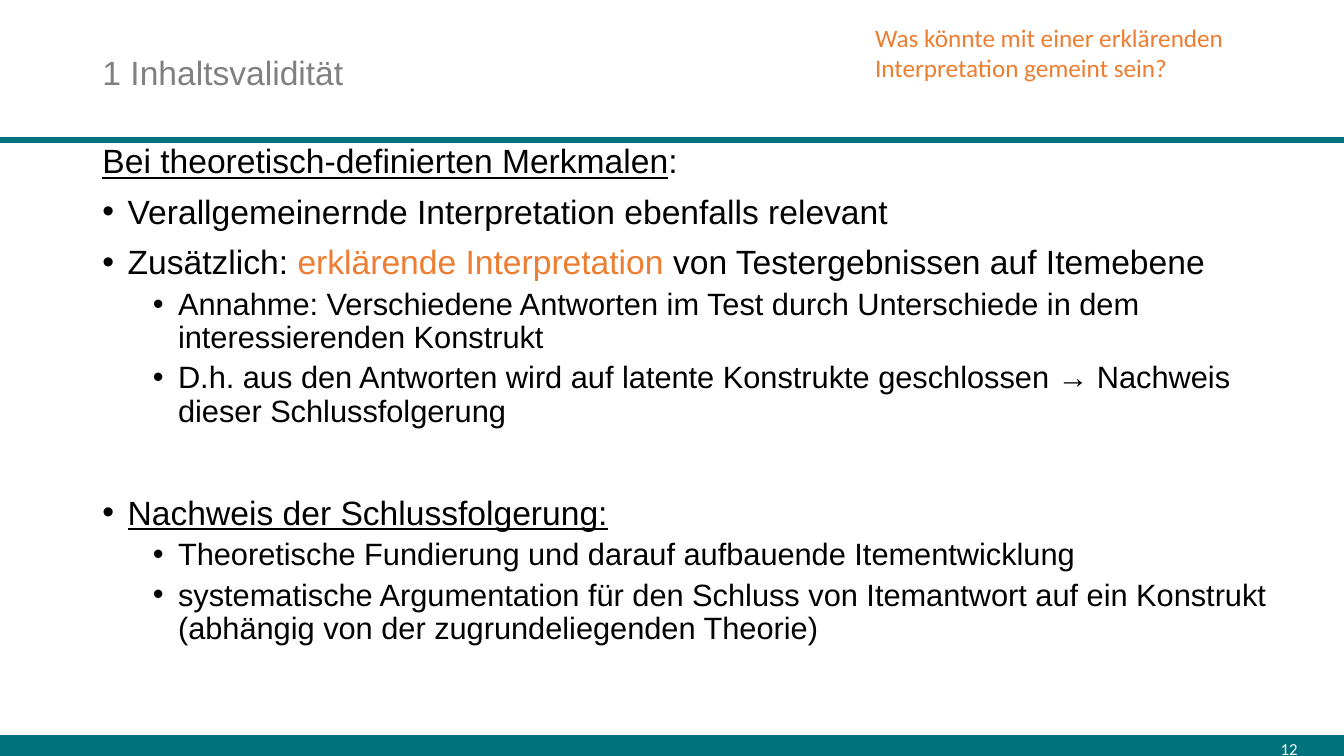
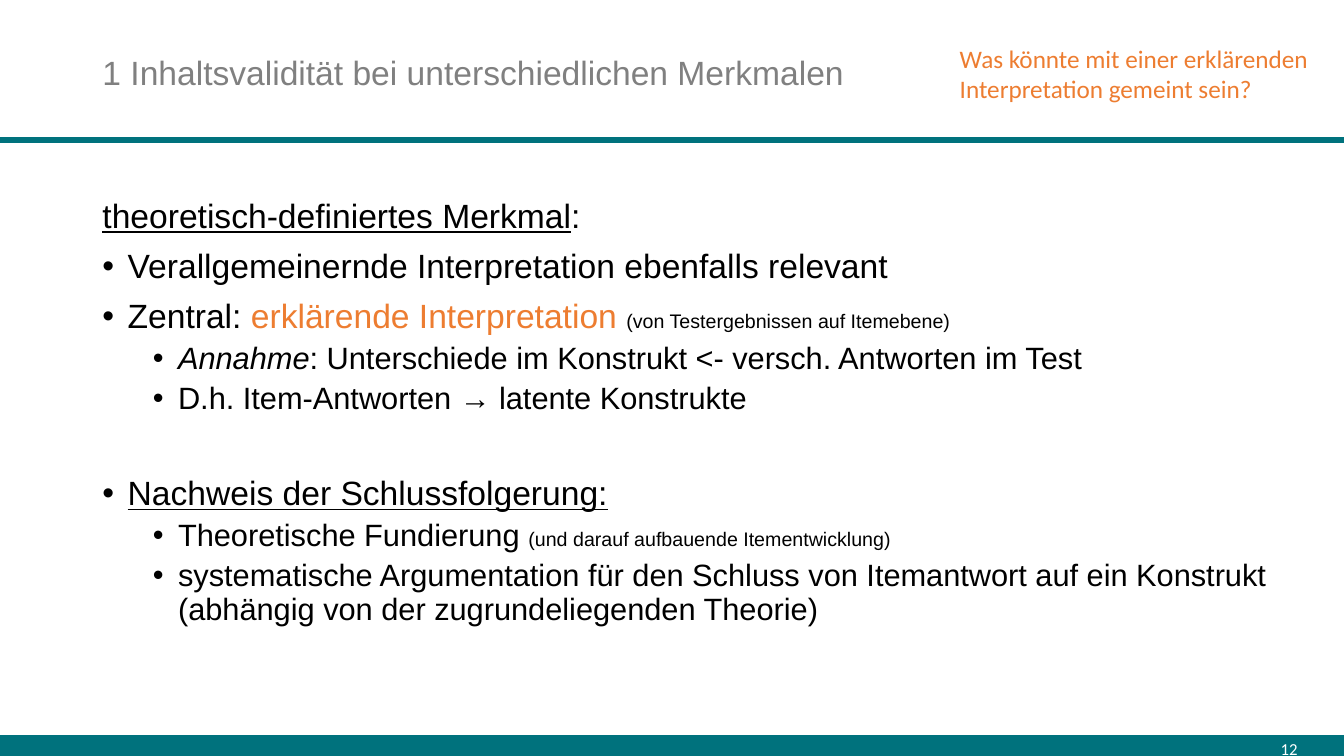
Before and after one commit to sbissantz/testtheory, a slide deck: slide 12 of 11-valid/validity-10.pptx. Drawn at 1344x756 pixels with LibreOffice and Linux fonts; fonts in the diff are those of the drawing. Boxes give left, top, right and bottom in pixels: in the first picture for what was removed or moved away, otherwise in the second. Text is boxed around its words. In the diff, an @@ line names an element or a change of style, - is before the commit and + after.

```diff
--- a/11-valid/validity-10.pptx
+++ b/11-valid/validity-10.pptx
@@ text "Was könnte mit einer erklärenden ...": place and size @@
-text "Was könnte mit einer erklärenden ..." at [875,29,1223,82]
+text "Was könnte mit einer erklärenden ..." at [960,50,1308,103]
@@ title at [102,60,843,86]: text changed @@
-1 Inhaltsvalidität
+1 Inhaltsvalidität bei unterschiedlichen Merkmalen
@@ text at [102,203,580,233]: text changed @@
-Bei theoretisch-definierten Merkmalen:
+theoretisch-definiertes Merkmal:
@@ text at [128,303,1081,410]: text changed @@
-• Zusätzlich: erklärende Interpretation von Testergebnissen auf Itemebene
-  • Annahme: Verschiedene Antworten im Test durch Unterschiede in dem interessierenden Konstrukt
-  • D.h. aus den Antworten wird auf latente Konstrukte geschlossen → Nachweis dieser Schlussfolgerung
+• Zentral: erklärende Interpretation (von Testergebnissen auf Itemebene)
+  • Annahme: Unterschiede im Konstrukt <- versch. Antworten im Test
+  • D.h. Item-Antworten → latente Konstrukte
@@ text at [178,523,890,552]: text changed; size 22 to 14 pt @@
-  • Theoretische Fundierung und darauf aufbauende Itementwicklung
+  • Theoretische Fundierung (und darauf aufbauende Itementwicklung)
```
Also in this commit, not shown: 2 other slides changed, 3 other files.
